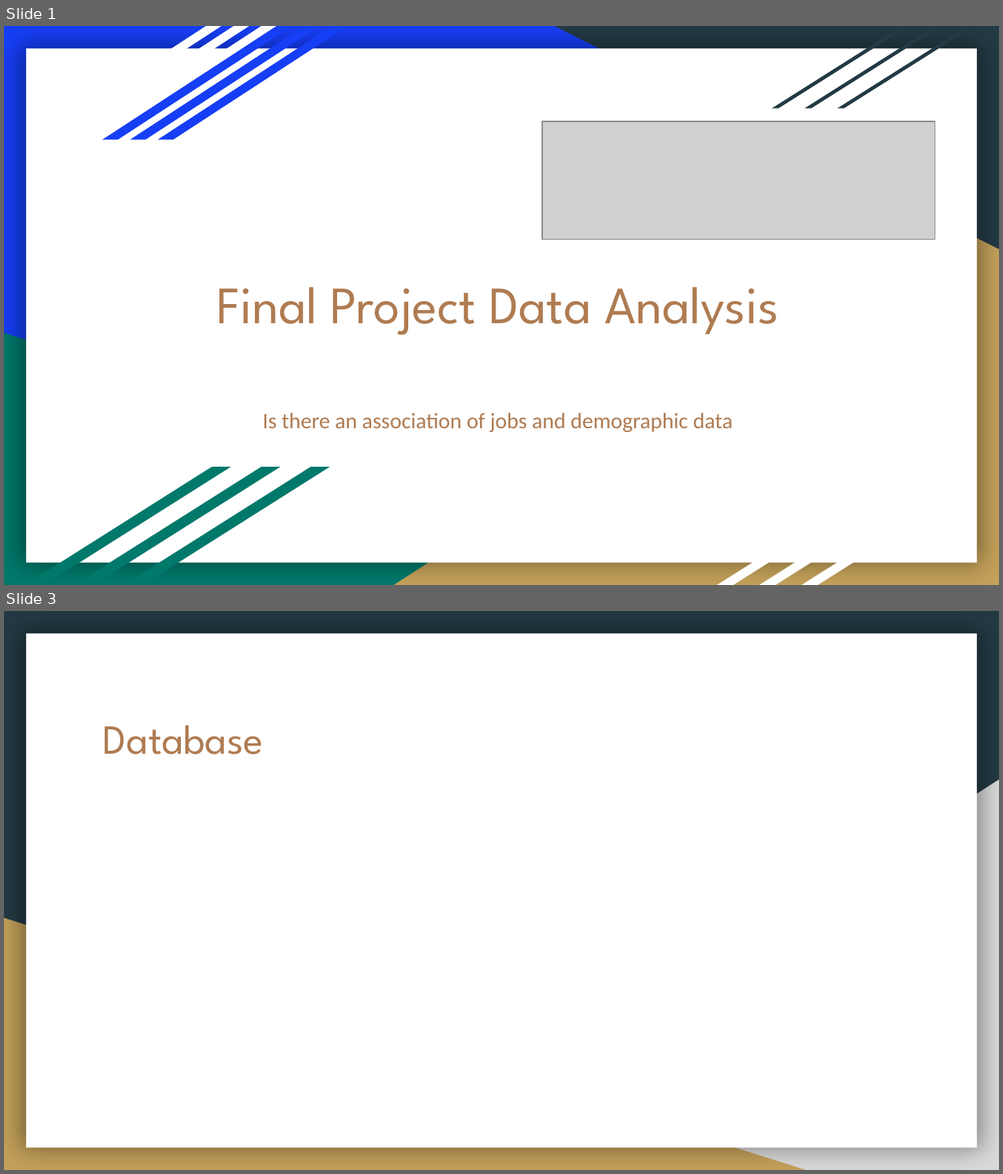
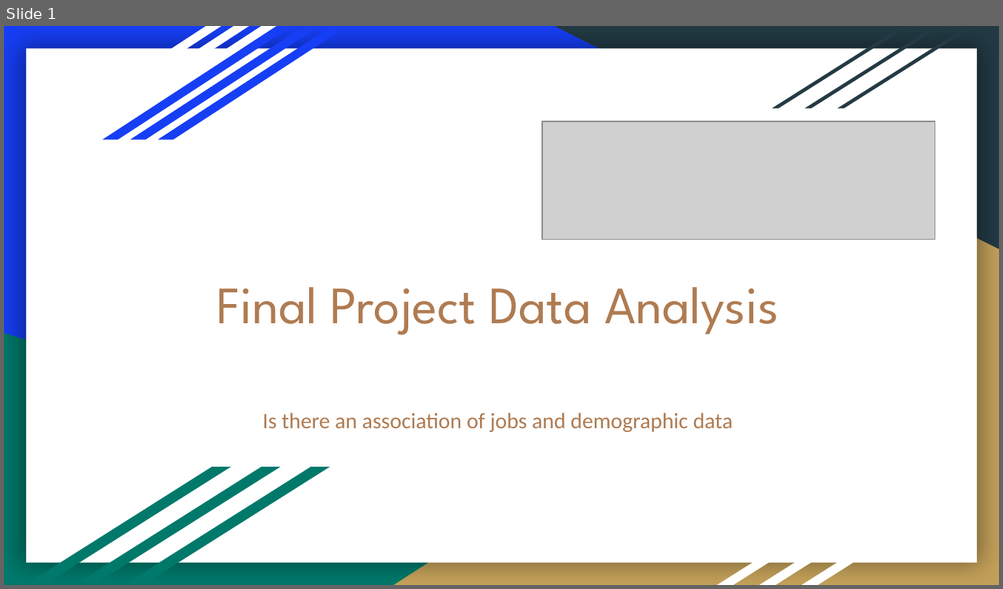
Before and after one commit to reachme1212/final_project, a slide deck: U_of_A Final Project.pptx. Shown one above the other, each under a label of ours: slides 1 and 3 before the commit, slide 1 after it; the slides between them are not shown. The pictures are 1003x1174 and 1003x589 pixels, drawn with LibreOffice and Linux fonts; fonts in the diff are those of the drawing; grey boxes stand for pictures. Boxes give left, top, right and bottom in pixels: in the first picture for what was removed or moved away, otherwise in the second. Text is boxed around its words. In the diff, an @@ line names an element or a change of style, - is before the commit and + after.

Commit message:
updated the slides for database and my ETL process

```diff
--- a/U_of_A Final Project.pptx
+++ b/U_of_A Final Project.pptx
@@ slide 3 removed at (4,611,999,1170), background #233A44; not listed: 1 template element that a slide beside it also shows @@
@@ title removed at (103,725,263,755) @@
-Database
@@ right triangle removed at (394,780,999,1170) @@
@@ right triangle removed at (4,918,805,1170) @@
```
Also in this commit, not shown: 2 slides changed, 1 slide added.
